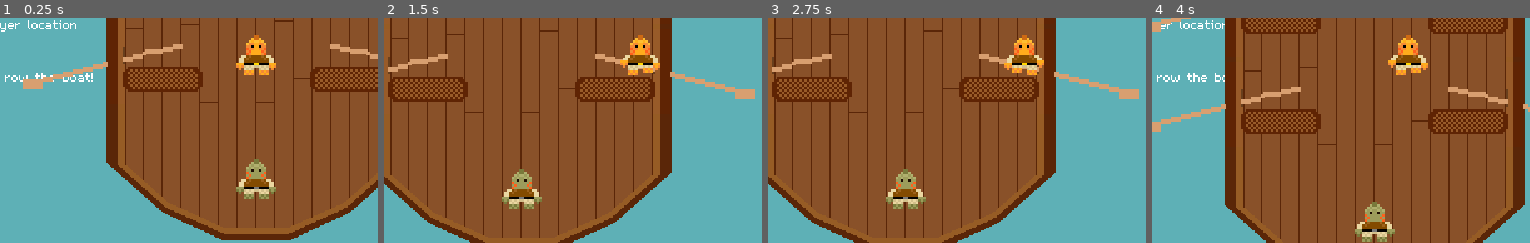
Above: before the commit, frames 1-4 (left to right).
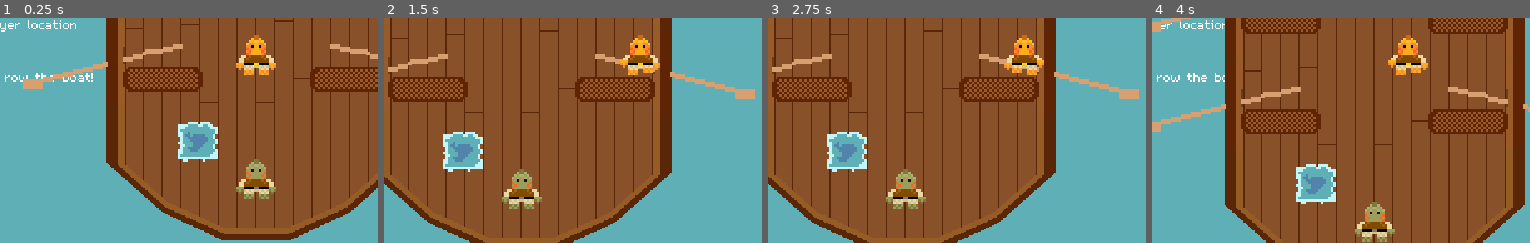
Above: after the commit, the same moments.

Repository: Splashy-Inc/splish-splashisson
Game: Godot game, scene res://Scenes/playground.tscn
Two runs of this game, one before a commit and one after it. Both use one fixed random seed, a clock stepped at 60 frames per second and the inputs below.
Inputs:
- Up to frame 1 (0.25 s): no input
- Up to frame 2 (1.5 s): tap Enter at 0.5 s; hold D (right) 0.53-1.28 s; hold I (interact) 0.53-1.28 s; hold S (down) from 1.28 s (still down); tap O (location) at 1.35 s
- Up to frame 3 (2.75 s): release S (down) at 2.03 s; hold D (right) from 2.03 s (still down); hold I (interact) from 2.03 s (still down)
- Up to frame 4 (4 s): release D (right) at 2.78 s; release I (interact) at 2.78 s; hold W (up) 2.78-3.53 s; tap O (location) at 2.85 s; tap Space at 3.5 s; hold A (left) from 3.53 s (still down); hold I (interact) from 3.53 s (still down)
The pictures show only the part of the screen within x 19-69%, y 42-92%; the shares and areas given below are measured in that part.

The runs differ from the first frame. In frame 1, 1.6% of the frame differs, in the area x 47-58%, y 46-64%; in frame 2, 1.6%; in frame 3, 1.6%; in frame 4, 1.7%, in the area x 38-49%, y 64-83%.

Commit message:
Add baseline puddle
Create test one on playground that crew can bail

Diff:
--- a/Scenes/crew_member.gd
+++ b/Scenes/crew_member.gd
@@ -92,3 +92,13 @@
 
 func reset_highlight():
 	$AnimatedSprite2D.material.set_shader_parameter("on", is_selected)
+
+func start_bailing():
+	$BailingTimer.start()
+
+func stop_bailing():
+	$BailingTimer.stop()
+
+func _on_bailing_timer_timeout() -> void:
+	if current_assignment is Puddle:
+		current_assignment.decrease_stage()
--- a/Scenes/playground.tscn
+++ b/Scenes/playground.tscn
@@ -6,6 +6,7 @@
 [ext_resource type="PackedScene" uid="uid://je3j0pd8ickv" path="res://Scenes/splish.tscn" id="1_vcfar"]
 [ext_resource type="Script" path="res://Scenes/game_camera.gd" id="2_gusxx"]
 [ext_resource type="PackedScene" uid="uid://ptto4146phwg" path="res://Scenes/boat.tscn" id="2_twya3"]
+[ext_resource type="PackedScene" uid="uid://b3860lvbbt8q5" path="res://Scenes/puddle.tscn" id="7_qljs6"]
 
 [sub_resource type="LabelSettings" id="LabelSettings_qe181"]
 line_spacing = 1.0
@@ -77,3 +78,6 @@
 
 [node name="LocationTest" type="Marker2D" parent="."]
 position = Vector2(722, 714)
+
+[node name="Puddle" parent="." instance=ExtResource("7_qljs6")]
+position = Vector2(273, 270)
--- /dev/null
+++ b/Scenes/puddle.gd
@@ -0,0 +1,59 @@
+extends Task
+
+class_name Puddle
+
+enum Stage {
+	SMALL,
+	MEDIUM,
+	LARGE,
+}
+
+var stage = Stage.LARGE
+
+# Called when the node enters the scene tree for the first time.
+func _ready() -> void:
+	_set_stage()
+
+# Called every frame. 'delta' is the elapsed time since the previous frame.
+func _process(delta: float) -> void:
+	pass
+
+func _set_stage():
+	match stage:
+		Stage.SMALL:
+			$AnimatedSprite2D.play("small")
+		Stage.MEDIUM:
+			$AnimatedSprite2D.play("medium")
+		Stage.LARGE:
+			$AnimatedSprite2D.play("large")
+
+func increase_stage():
+	if stage < Stage.LARGE:
+		stage += 1
+		_set_stage()
+	# TODO: Else, spread
+
+func decrease_stage():
+	if stage <= Stage.SMALL:
+		die()
+	else:
+		stage -= 1
+		_set_stage()
+
+func die():
+	worker.stop_bailing()
+	worker.set_assignment(null)
+	queue_free()
+
+func set_worker(new_worker: Crew) -> bool:
+	if new_worker: # Only allow setting worker if not already taken
+		if worker == null:
+			assignee = worker
+			new_worker.start_bailing()
+		else:
+			return false
+	else:
+		assignee = null
+
+	worker = new_worker
+	return true
--- /dev/null
+++ b/Scenes/puddle.tscn
@@ -0,0 +1,51 @@
+[gd_scene load_steps=8 format=3 uid="uid://b3860lvbbt8q5"]
+
+[ext_resource type="Texture2D" uid="uid://ore8p2c3fvij" path="res://Art/Puddle/PuddleLarge.png" id="1_5eieq"]
+[ext_resource type="Script" path="res://Scenes/puddle.gd" id="1_ninmo"]
+[ext_resource type="Texture2D" uid="uid://bkvrtn3pfmii5" path="res://Art/Puddle/PuddleSmall.png" id="2_svm1f"]
+[ext_resource type="Material" uid="uid://cf3tuv5aidq14" path="res://Materials/highlight_material.tres" id="2_wa86k"]
+[ext_resource type="Texture2D" uid="uid://g3gmnaivd3lk" path="res://Art/Puddle/PuddleMedium.png" id="3_44blr"]
+
+[sub_resource type="SpriteFrames" id="SpriteFrames_2wk1l"]
+animations = [{
+"frames": [{
+"duration": 1.0,
+"texture": ExtResource("1_5eieq")
+}],
+"loop": true,
+"name": &"large",
+"speed": 5.0
+}, {
+"frames": [{
+"duration": 1.0,
+"texture": ExtResource("3_44blr")
+}],
+"loop": false,
+"name": &"medium",
+"speed": 1.0
+}, {
+"frames": [{
+"duration": 1.0,
+"texture": ExtResource("2_svm1f")
+}],
+"loop": false,
+"name": &"small",
+"speed": 1.0
+}]
+
+[sub_resource type="RectangleShape2D" id="RectangleShape2D_8ratk"]
+size = Vector2(24, 24)
+
+[node name="Puddle" type="StaticBody2D"]
+collision_layer = 4
+collision_mask = 0
+script = ExtResource("1_ninmo")
+
+[node name="AnimatedSprite2D" type="AnimatedSprite2D" parent="."]
+material = ExtResource("2_wa86k")
+sprite_frames = SubResource("SpriteFrames_2wk1l")
+animation = &"large"
+autoplay = "small"
+
+[node name="CollisionShape2D" type="CollisionShape2D" parent="."]
+shape = SubResource("RectangleShape2D_8ratk")
Not shown: 1 places in Scenes/playground.tscn that only renumber resources
